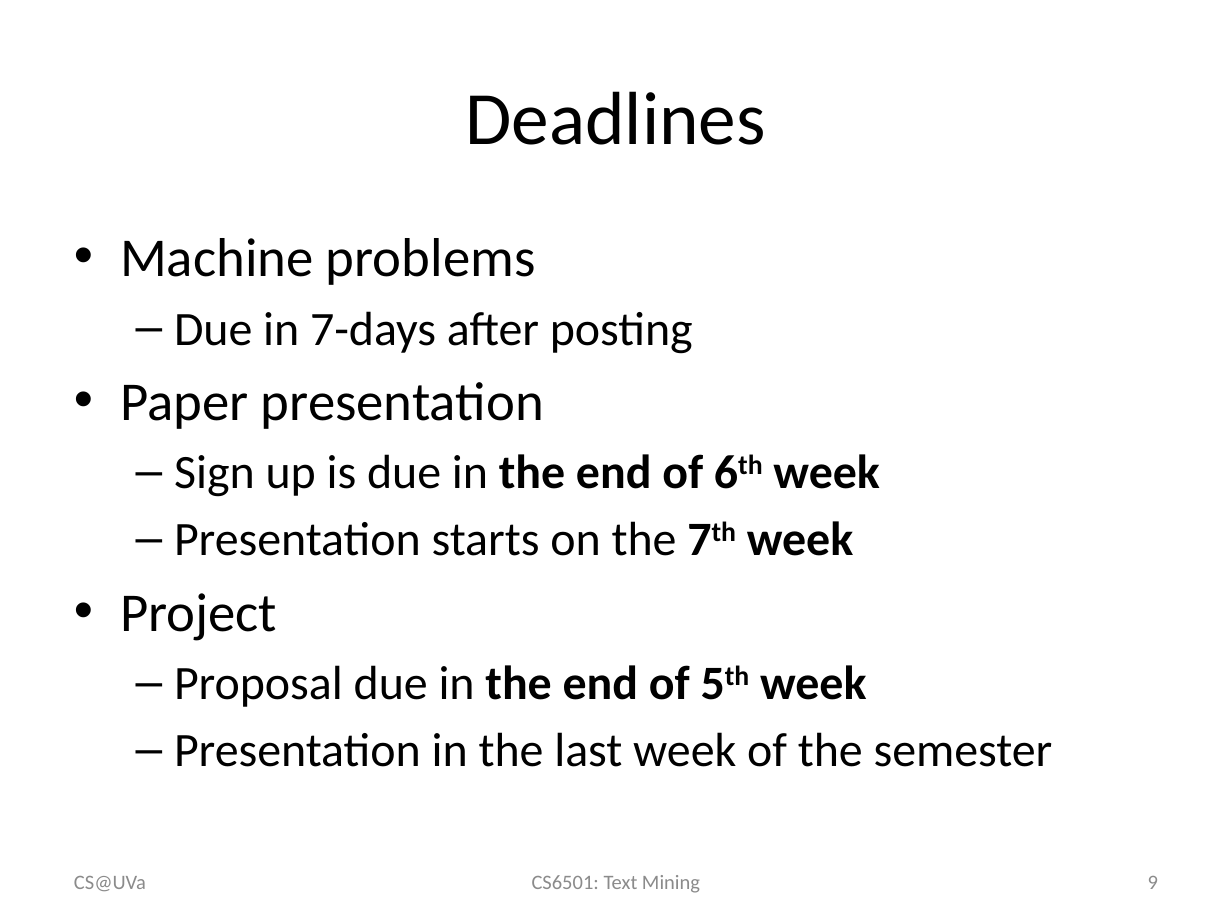
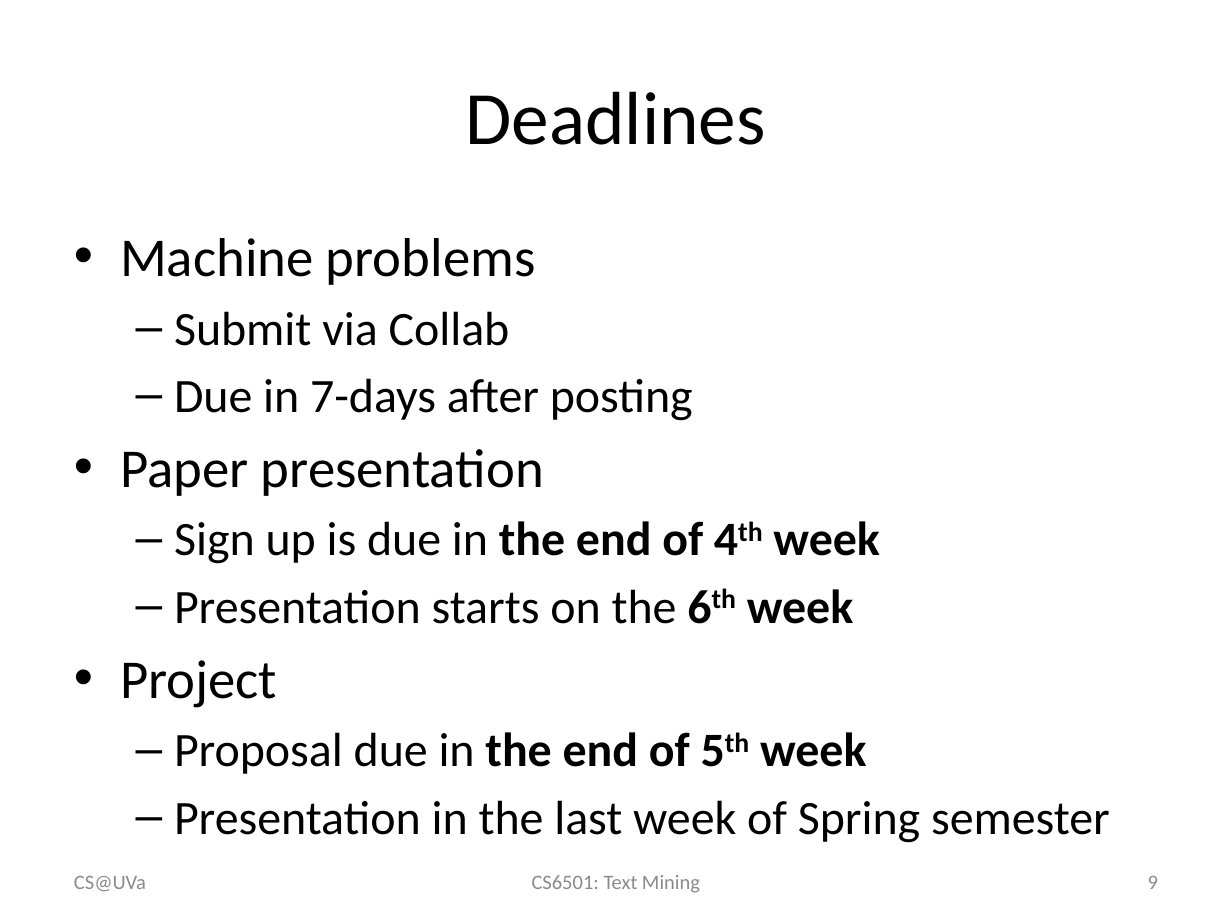
Before and after one commit to wang296/CS6501-Text-Mining, a slide deck: slide 9 of docs/CoursePolicy.pptx. Drawn at 1232x924 pixels with LibreOffice and Linux fonts; fonts in the diff are those of the drawing. Boxes give left, top, right and bottom in pixels: in the first picture for what was removed or moved away, otherwise in the second. Text is boxed around its words. In the diff, an @@ line names an element or a change of style, - is before the commit and + after.

```diff
--- a/docs/CoursePolicy.pptx
+++ b/docs/CoursePolicy.pptx
@@ text at [174,311,510,346]: paragraph added @@
+  – Submit via Collab
@@ text at [174,521,879,624]: text changed @@
-  – Sign up is due in the end of 6th week
-  – Presentation starts on the 7th week
+  – Sign up is due in the end of 4th week
+  – Presentation starts on the 6th week
@@ text at [174,800,1110,843]: text changed @@
-  – Presentation in the last week of the semester
+  – Presentation in the last week of Spring semester
```
Also in this commit, not shown: 7 other slides changed, 2 slides added, 5 other files.
